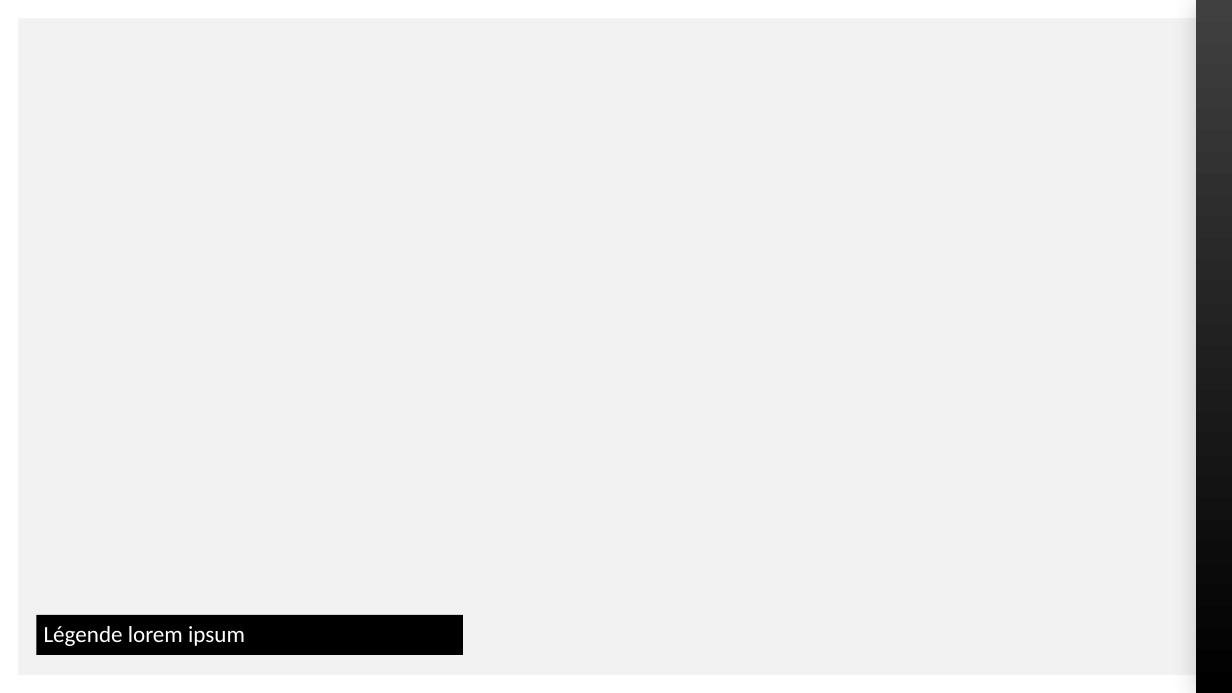
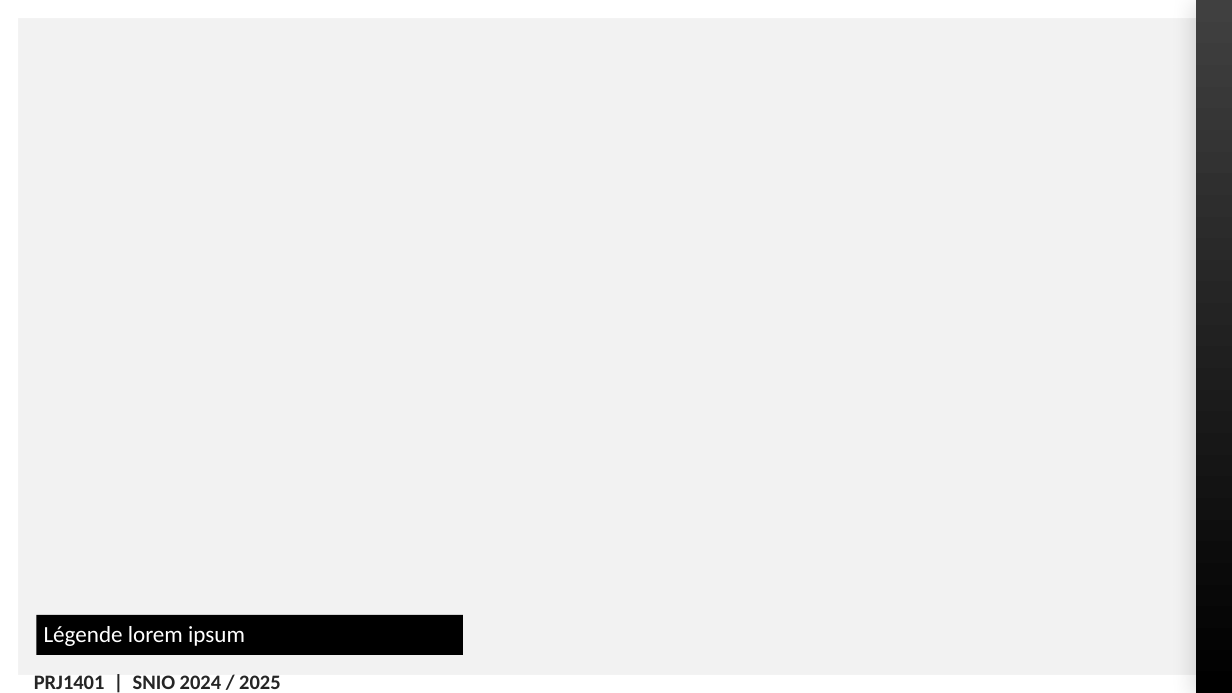
Before and after one commit to 31n5t31n/PRJ1401_CasierIntelligent, a slide deck: slide 11 of Soutenance Int/Souttenance_Intermediere.pptx. Drawn at 1232x693 pixels with LibreOffice and Linux fonts; fonts in the diff are those of the drawing. Boxes give left, top, right and bottom in pixels: in the first picture for what was removed or moved away, otherwise in the second. Text is boxed around its words. In the diff, an @@ line names an element or a change of style, - is before the commit and + after.

```diff
--- a/Soutenance Int/Souttenance_Intermediere.pptx
+++ b/Soutenance Int/Souttenance_Intermediere.pptx
@@ text added at (x1=34, y1=675, x2=280, y2=689), 16 pt, text #262626, bold @@
+PRJ1401 | SNIO 2024 / 2025
```
Also in this commit, not shown: 11 other slides changed.
